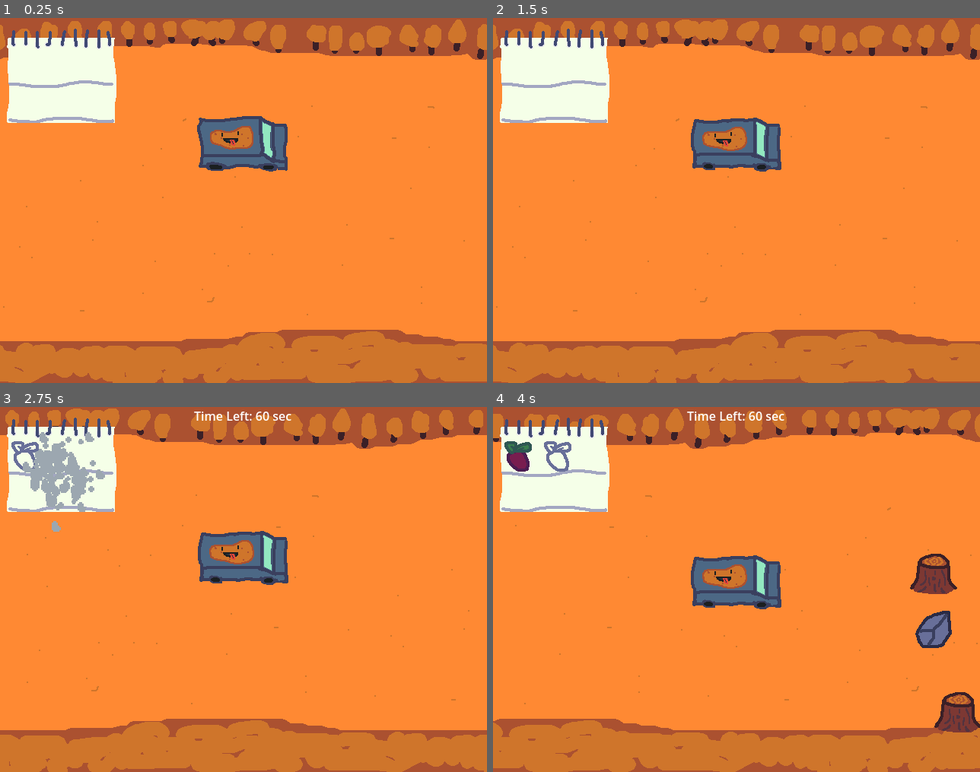
Above: before the commit, frames 1-4 (two rows, left to right).
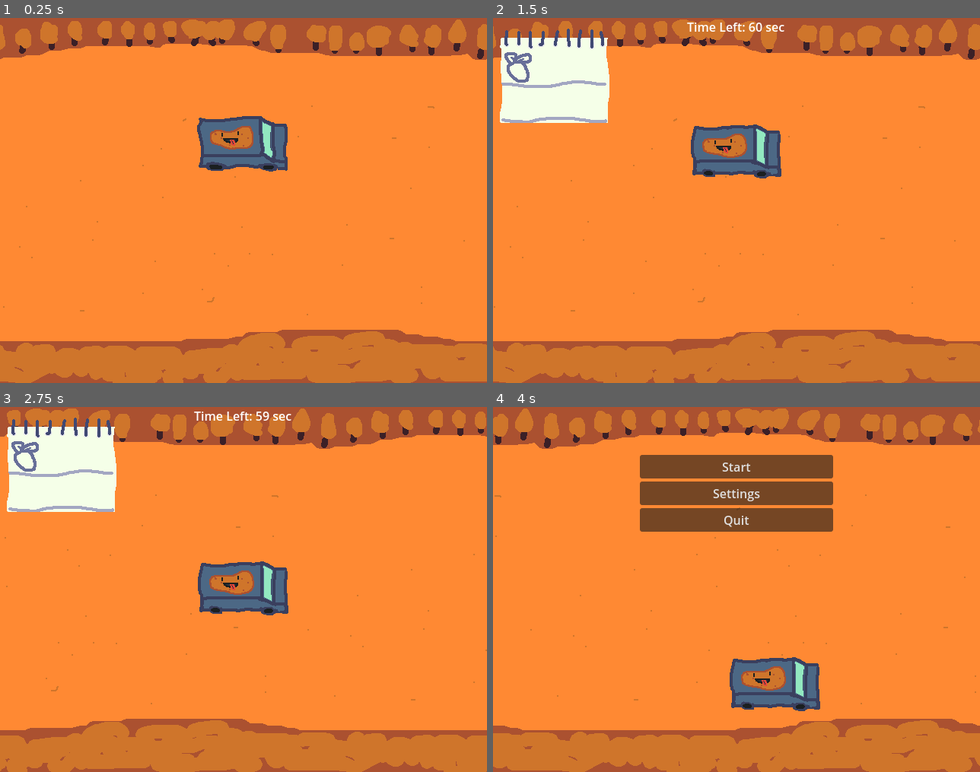
Above: after the commit, the same moments.

Repository: MatricsCode/Cozy-Fall-Jam
Game: Godot game, scene res://Scenes/Main/Main.tscn
The game is run twice, just before and just after one commit, with the same random seed, the same clock (stepped at 60 frames per second) and the same inputs.
Inputs (mouse positions are in pixels of both pictures, inside the frame that each line leads up to):
- Up to frame 1 (0.25 s): no input
- Up to frame 2 (1.5 s): click (760, 233) at 0.5 s, where only the run after the commit has a clickable "Settings"; click (736, 156) at 1.25 s, where only the run after the commit has a clickable "Start"
- Up to frame 3 (2.75 s): move the mouse to (350, 571) at 2.02 s; hold Right (Right) from 2.03 s (still down); tap 1 (Dev1) at 2.1 s
- Up to frame 4 (4 s): move the mouse to (639, 607) at 2.77 s; release Right (Right) at 2.78 s; hold Down (Down) 2.78-3.53 s; tap 1 (Dev1) at 2.85, 3.8 s; move the mouse to (785, 509) at 3.52 s; hold Right (Right) from 3.53 s (still down); tap 2 (Dev2) at 3.6 s

The runs differ from the first frame. In frame 1, 5.2% of the frame differs, in the area x 1-24%, y 2-29%; in frame 2, 4.0%; in frame 3, 12%; in frame 4, 29%, in the area x 0-100%, y 0-100%.

Commit message:
UI works

Diff:
--- a/Code/GlobalScript/global_script.gd
+++ b/Code/GlobalScript/global_script.gd
@@ -8,15 +8,16 @@
 
 signal vegtable_collected(veg_type)
 
+signal increase_mult(new_value)
+
 var current_direction = 0
 var current_multiplier = 0
-var current_speed = 0
+var current_speed = 2
 
 var recipes_finished = []
 
 var recipe = []
 var veg_still_required = []
-var veg_collected = []
 
 var difficulty_mod = 3
 
@@ -32,8 +33,11 @@
 	start.emit()
 
 func _veg_collected(veg_type):
-	veg_collected.append(veg_type)
-	if veg_collected.size() >= recipe.size():
+	if veg_still_required.find(veg_type) == -1:
+		return
+
+	veg_still_required.erase(veg_type)
+	if veg_still_required.size() <= 0:
 		await get_tree().create_timer(0.2).timeout
 
 		_soup_setting()
@@ -46,7 +50,6 @@
 
 	recipe.clear()
 	veg_still_required.clear()
-	veg_collected.clear()
 
 	var length = randi_range(1, difficulty_mod)
 	while length > 0:
@@ -58,9 +61,6 @@
 func _physics_process(_delta):
 	current_multiplier += 0.0000001
 
-	if Input.is_action_just_pressed("Dev1"):
-		_start_run()
-
 	if Input.is_action_just_pressed("Dev2"):
 		vegtable_collected.emit(veg_still_required[0])
 		veg_still_required.remove_at(0)
@@ -68,19 +68,21 @@
 	var input = Input.get_axis("Left", "Right")
 
 	if input == 0:
-		current_direction = 2
+		current_direction = 4
 	elif input == -1:
-		current_direction = 1
+		current_direction = 3
 	elif input == 1:
-		current_direction = 4
+		current_direction = 6
 
 	current_speed = current_direction * current_multiplier
 
 func _start_driving():
 	if current_multiplier < 1:
-		current_multiplier += 0.05
+		current_multiplier += 0.01
+		await get_tree().create_timer(0.01).timeout
 		_start_driving()
 func _stop_driving():
 	if current_multiplier > 0:
-		current_multiplier -= 0.05
+		current_multiplier -= 0.01
+		await get_tree().create_timer(0.01).timeout
 		_stop_driving()
--- a/Code/Main/main.gd
+++ b/Code/Main/main.gd
@@ -12,12 +12,12 @@
 func _stop():
 	spawn_timer.stop()
 func _start():
-	spawn_timer.wait_time = randf_range(0.7, 2)
+	spawn_timer.wait_time = randf_range(0.5, 2)
 	spawn_timer.start()
 
 
 func _on_timer_timeout():
-	spawn_timer.wait_time = randf_range(0.7, 2)
+	spawn_timer.wait_time = randf_range(0.5, 2)
 	spawn_timer.start()
 	_spawn()
 
--- a/Code/Obstacles/obstacle line/obstacle_line.gd
+++ b/Code/Obstacles/obstacle line/obstacle_line.gd
@@ -1,7 +1,7 @@
 extends Node2D
 
 func _ready():
-	position.y += randf_range(-100, 100)
+	position.y += randf_range(-50, 50)
 
 	var vegtable = randi_range(0, 2)
 
--- a/Code/Obstacles/vegtables.gd
+++ b/Code/Obstacles/vegtables.gd
@@ -6,8 +6,8 @@
 
 func _ready():
 	var correct_veg = randi_range(0,2)
-	if correct_veg != 2 and GlobalScript.veg_still_required.size() > GlobalScript.veg_collected.size():
-		type_of_veg = GlobalScript.veg_still_required[randi_range(GlobalScript.veg_collected.size(), GlobalScript.veg_still_required.size()-1)]
+	if correct_veg != 2 and GlobalScript.veg_still_required.size() > 0:
+		type_of_veg = GlobalScript.veg_still_required[randi_range(0, GlobalScript.veg_still_required.size()-1)]
 		sprite.play(str(type_of_veg))
 	else:
 		type_of_veg = randi_range(1,5)
@@ -15,9 +15,7 @@
 
 
 func _on_area_2d_body_entered(_body):
-	if GlobalScript.recipe.find(type_of_veg) != -1:
-		GlobalScript.recipe.erase(type_of_veg)
-		GlobalScript.vegtable_collected.emit(type_of_veg)
+	GlobalScript.vegtable_collected.emit(type_of_veg)
 
 	sprite.visible = false
 	$Area2D.queue_free()
--- /dev/null
+++ b/Code/UI/Button/base_button.gd
@@ -0,0 +1,63 @@
+extends Button
+
+var saftey_position : Vector2
+
+# Called when the node enters the scene tree for the first time.
+func _ready():
+	self_modulate.a = 0
+
+	pivot_offset = Vector2(size.x/2, size.y/2)
+
+	await get_tree().create_timer(0.1).timeout
+
+	var rand_mult = randi_range(-1,1)
+	while rand_mult == 0:
+		rand_mult = randi_range(-1,1)
+
+	saftey_position = position
+
+	position.x += 100 * rand_mult
+	position.y += 50 * rand_mult
+
+	scale = Vector2(0,0)
+
+
+	var spawn_in = get_tree().create_tween()
+	spawn_in.set_parallel(true)
+
+	spawn_in.tween_property(self, "position", saftey_position, 1).set_trans(Tween.TRANS_BACK).set_ease(Tween.EASE_IN_OUT)
+	spawn_in.tween_property(self, "scale", Vector2(1,1), 1).set_trans(Tween.TRANS_BACK).set_ease(Tween.EASE_IN_OUT)
+	spawn_in.tween_property(self, "self_modulate", Color.WHITE, 1).set_trans(Tween.TRANS_BACK).set_ease(Tween.EASE_IN_OUT)
+
+func _on_mouse_entered():
+	var excited = get_tree().create_tween()
+	excited.set_parallel(true)
+
+	excited.tween_property(self, "position", Vector2(saftey_position.x, saftey_position.y - 5), 0.1).set_trans(Tween.TRANS_BACK).set_ease(Tween.EASE_IN)
+	excited.tween_property(self, "scale", Vector2(1.2,1.2), 0.1).set_trans(Tween.TRANS_BACK).set_ease(Tween.EASE_IN_OUT)
+
+	await excited.finished
+
+	excited.kill()
+
+	excited = get_tree().create_tween()
+	excited.set_parallel(true)
+
+	excited.tween_property(self, "position", saftey_position, 0.05).set_trans(Tween.TRANS_BACK).set_ease(Tween.EASE_IN)
+	excited.tween_property(self, "scale", Vector2(1.1,1.1), 0.05).set_trans(Tween.TRANS_BACK).set_ease(Tween.EASE_IN_OUT)
+func _on_mouse_exited():
+	var excited = get_tree().create_tween()
+	excited.set_parallel(true)
+
+	excited.tween_property(self, "position", Vector2(saftey_position.x, saftey_position.y + 10), 0.1).set_trans(Tween.TRANS_BACK).set_ease(Tween.EASE_IN)
+	excited.tween_property(self, "scale", Vector2(0.75,0.75), 0.1).set_trans(Tween.TRANS_BACK).set_ease(Tween.EASE_IN_OUT)
+
+	await excited.finished
+
+	excited.kill()
+
+	excited = get_tree().create_tween()
+	excited.set_parallel(true)
+
+	excited.tween_property(self, "position", saftey_position, 0.05).set_trans(Tween.TRANS_BACK).set_ease(Tween.EASE_IN)
+	excited.tween_property(self, "scale", Vector2(1,1), 0.05).set_trans(Tween.TRANS_BACK).set_ease(Tween.EASE_IN_OUT)
--- /dev/null
+++ b/Code/UI/Button/button.tscn
@@ -0,0 +1,11 @@
+[gd_scene load_steps=2 format=3 uid="uid://eq6q5o8w6uv4"]
+
+[ext_resource type="Script" uid="uid://c6oslk8cp5qy" path="res://Code/UI/Button/base_button.gd" id="1_fms3g"]
+
+[node name="Button" type="Button"]
+offset_right = 8.0
+offset_bottom = 8.0
+script = ExtResource("1_fms3g")
+
+[connection signal="mouse_entered" from="." to="." method="_on_mouse_entered"]
+[connection signal="mouse_exited" from="." to="." method="_on_mouse_exited"]
--- /dev/null
+++ b/Code/UI/ending_menu.gd
@@ -0,0 +1,24 @@
+extends Control
+
+
+# Called when the node enters the scene tree for the first time.
+func _ready():
+	GlobalScript.start.connect(_starting_new_run)
+	GlobalScript.stop.connect(_stoping_run)
+	GlobalScript.lost.connect(_stoping_run)
+
+func _starting_new_run():
+	visible = false
+
+func _stoping_run():
+	visible = true
+
+
+func _on_start_pressed():
+	GlobalScript._start_run()
+
+func _on_settings_pressed():
+	pass # Replace with function body.
+
+func _on_quit_pressed():
+	get_tree().quit()
--- a/Code/UI/notepad.gd
+++ b/Code/UI/notepad.gd
@@ -17,10 +17,6 @@
 
 # Called when the node enters the scene tree for the first time.
 func _ready():
-	#GlobalScript.start.connect(_move_notepad)
-	#GlobalScript.lost.connect(_move_notepad)
-	#GlobalScript.stop.connect(_move_notepad)
-
 	text_rects = [$HBoxContainer/TextureRect,
 		$HBoxContainer/TextureRect2,
 		$HBoxContainer/TextureRect3,
@@ -42,6 +38,8 @@
 func _label():
 	await _wipe()
 
+	get_parent().visible = true
+
 	for i in GlobalScript.recipe.size():
 		match GlobalScript.recipe[i]:
 			1:
@@ -55,11 +53,13 @@
 			5:
 				text_rects.get(i).texture = TURNIP_GHOST
 func _wipe():
-	$"../GPUParticles2D".emitting = true
-	$"../GPUParticles2D2".emitting = true
-	$"../GPUParticles2D3".emitting = true
+	#$"../GPUParticles2D".emitting = true
+	#$"../GPUParticles2D2".emitting = true
+	#$"../GPUParticles2D3".emitting = true
 
-	await get_tree().create_timer(0.2).timeout
+	#await get_tree().create_timer(0.2).timeout
+
+	get_parent().visible = false
 
 	for i in text_rects:
 		i.texture = null
--- /dev/null
+++ b/Code/UI/start_menu.gd
@@ -0,0 +1,13 @@
+extends Control
+
+
+func _on_start_pressed():
+
+	GlobalScript._start_run()
+	queue_free()
+
+func _on_settings_pressed():
+	pass # Replace with function body.
+
+func _on_quit_pressed():
+	get_tree().quit()
--- a/Scenes/Main/Main.tscn
+++ b/Scenes/Main/Main.tscn
@@ -27,11 +27,11 @@
 [node name="Walls" type="StaticBody2D" parent="."]
 
 [node name="CollisionShape2D" type="CollisionShape2D" parent="Walls"]
-position = Vector2(-27.5, 141)
+position = Vector2(-27.5, 165)
 shape = SubResource("RectangleShape2D_p8rbg")
 
 [node name="CollisionShape2D2" type="CollisionShape2D" parent="Walls"]
-position = Vector2(-27, -150.5)
+position = Vector2(-27, -183)
 shape = SubResource("RectangleShape2D_p8rbg")
 
 [node name="CollisionShape2D3" type="CollisionShape2D" parent="Walls"]
--- a/Scenes/UI/main.tscn
+++ b/Scenes/UI/main.tscn
@@ -1,12 +1,15 @@
-[gd_scene load_steps=13 format=3 uid="uid://dl6qhcx58bdfy"]
+[gd_scene load_steps=16 format=3 uid="uid://dl6qhcx58bdfy"]
 
 [ext_resource type="Texture2D" uid="uid://dah4dx22x51m2" path="res://Art/Veggies/Notebook.png" id="1_otj8o"]
 [ext_resource type="Script" uid="uid://bpya7qpafuoi4" path="res://Code/UI/notepad.gd" id="2_37xw0"]
 [ext_resource type="Texture2D" uid="uid://bp76eorkbs2w5" path="res://Art/Juice/Smoke1.png" id="3_40bib"]
 [ext_resource type="Texture2D" uid="uid://ct5ll8xxmts4v" path="res://Art/Juice/Smoke2.png" id="4_o0om2"]
 [ext_resource type="Texture2D" uid="uid://b0boxyi4pkhgo" path="res://Art/Juice/Smoke3.png" id="5_tvx3w"]
+[ext_resource type="Script" uid="uid://ijial0rcmrcc" path="res://Code/UI/ending_menu.gd" id="6_ayamy"]
 [ext_resource type="Script" uid="uid://doura2iuxq6mr" path="res://Code/UI/run_summary.gd" id="6_o0om2"]
 [ext_resource type="PackedScene" uid="uid://ddla4galxokjj" path="res://Scenes/UI/clock.tscn" id="7_tvx3w"]
+[ext_resource type="Script" uid="uid://cg7h46f0tugx7" path="res://Code/UI/start_menu.gd" id="8_4jq3l"]
+[ext_resource type="PackedScene" uid="uid://eq6q5o8w6uv4" path="res://Code/UI/Button/button.tscn" id="10_7dvw4"]
 
 [sub_resource type="Curve" id="Curve_4jq3l"]
 _limits = [0.0, 2.0, 0.0, 1.0]
@@ -64,6 +67,7 @@
 grow_vertical = 2
 
 [node name="NotePad" type="TextureRect" parent="."]
+visible = false
 layout_mode = 0
 offset_left = 9.0
 offset_top = 10.0
@@ -108,6 +112,7 @@
 layout_mode = 2
 
 [node name="GPUParticles2D" type="GPUParticles2D" parent="NotePad"]
+visible = false
 position = Vector2(69, 79)
 emitting = false
 amount = 32
@@ -117,6 +122,7 @@
 process_material = SubResource("ParticleProcessMaterial_ayamy")
 
 [node name="GPUParticles2D2" type="GPUParticles2D" parent="NotePad"]
+visible = false
 position = Vector2(69, 79)
 emitting = false
 amount = 32
@@ -126,6 +132,7 @@
 process_material = SubResource("ParticleProcessMaterial_7dvw4")
 
 [node name="GPUParticles2D3" type="GPUParticles2D" parent="NotePad"]
+visible = false
 position = Vector2(69, 79)
 emitting = false
 amount = 32
@@ -134,31 +141,112 @@
 explosiveness = 0.8
 process_material = SubResource("ParticleProcessMaterial_y7ngx")
 
-[node name="Control" type="Control" parent="."]
-layout_mode = 1
-anchor_top = 0.35
-anchor_right = 1.0
-anchor_bottom = 1.0
-grow_horizontal = 2
-grow_vertical = 2
-metadata/_edit_use_anchors_ = true
-
-[node name="VBoxContainer" type="VBoxContainer" parent="Control"]
-layout_mode = 1
-anchors_preset = 15
-anchor_right = 1.0
-anchor_bottom = 1.0
-grow_horizontal = 2
-grow_vertical = 2
-
-[node name="Label" type="Label" parent="Control/VBoxContainer"]
-layout_mode = 2
-
-[node name="RunSummary" type="GridContainer" parent="Control/VBoxContainer"]
-layout_mode = 2
+[node name="Clock" parent="." instance=ExtResource("7_tvx3w")]
+layout_mode = 1
+
+[node name="EndingUI" type="Control" parent="."]
+visible = false
+layout_mode = 1
+anchors_preset = 15
+anchor_right = 1.0
+anchor_bottom = 1.0
+grow_horizontal = 2
+grow_vertical = 2
+script = ExtResource("6_ayamy")
+
+[node name="Main" type="VBoxContainer" parent="EndingUI"]
+layout_mode = 1
+anchors_preset = 13
+anchor_left = 0.5
+anchor_right = 0.5
+anchor_bottom = 1.0
+offset_left = -235.0
+offset_right = 235.0
+grow_horizontal = 2
+grow_vertical = 2
+theme_override_constants/separation = 25
+
+[node name="Control" type="Control" parent="EndingUI/Main"]
+layout_mode = 2
+size_flags_vertical = 3
+
+[node name="VBoxContainer2" type="VBoxContainer" parent="EndingUI/Main/Control"]
+layout_mode = 1
+anchors_preset = 13
+anchor_left = 0.5
+anchor_right = 0.5
+anchor_bottom = 1.0
+offset_left = -127.0
+offset_right = 127.0
+grow_horizontal = 2
+grow_vertical = 2
+size_flags_vertical = 3
+alignment = 1
+
+[node name="Start" parent="EndingUI/Main/Control/VBoxContainer2" instance=ExtResource("10_7dvw4")]
+layout_mode = 2
+text = "Start"
+
+[node name="Settings" parent="EndingUI/Main/Control/VBoxContainer2" instance=ExtResource("10_7dvw4")]
+layout_mode = 2
+text = "Settings"
+
+[node name="Quit" parent="EndingUI/Main/Control/VBoxContainer2" instance=ExtResource("10_7dvw4")]
+layout_mode = 2
+text = "Quit"
+
+[node name="VBoxContainer" type="VBoxContainer" parent="EndingUI/Main"]
+layout_mode = 2
+size_flags_vertical = 3
+
+[node name="Label" type="Label" parent="EndingUI/Main/VBoxContainer"]
+layout_mode = 2
+
+[node name="RunSummary" type="GridContainer" parent="EndingUI/Main/VBoxContainer"]
+layout_mode = 2
+size_flags_horizontal = 4
 size_flags_vertical = 3
 columns = 3
 script = ExtResource("6_o0om2")
 
-[node name="Clock" parent="." instance=ExtResource("7_tvx3w")]
-layout_mode = 1
+[node name="Start" type="Control" parent="."]
+layout_mode = 1
+anchors_preset = 15
+anchor_right = 1.0
+anchor_bottom = 1.0
+grow_horizontal = 2
+grow_vertical = 2
+script = ExtResource("8_4jq3l")
+
+[node name="VBoxContainer" type="VBoxContainer" parent="Start"]
+layout_mode = 1
+anchors_preset = 15
+anchor_right = 1.0
+anchor_bottom = 1.0
+offset_left = 190.0
+offset_right = -190.0
+grow_horizontal = 2
+grow_vertical = 2
+alignment = 1
+
+[node name="Start" parent="Start/VBoxContainer" instance=ExtResource("10_7dvw4")]
+layout_mode = 2
+theme_override_font_sizes/font_size = 32
+text = "Start"
+
+[node name="Settings" parent="Start/VBoxContainer" instance=ExtResource("10_7dvw4")]
+layout_mode = 2
+theme_override_font_sizes/font_size = 32
+text = "Settings"
+
+[node name="Quit" parent="Start/VBoxContainer" instance=ExtResource("10_7dvw4")]
+layout_mode = 2
+theme_override_font_sizes/font_size = 32
+text = "Quit"
+
+[connection signal="pressed" from="EndingUI/Main/Control/VBoxContainer2/Start" to="EndingUI" method="_on_start_pressed"]
+[connection signal="pressed" from="EndingUI/Main/Control/VBoxContainer2/Settings" to="EndingUI" method="_on_settings_pressed"]
+[connection signal="pressed" from="EndingUI/Main/Control/VBoxContainer2/Quit" to="EndingUI" method="_on_quit_pressed"]
+[connection signal="pressed" from="Start/VBoxContainer/Start" to="Start" method="_on_start_pressed"]
+[connection signal="pressed" from="Start/VBoxContainer/Settings" to="Start" method="_on_settings_pressed"]
+[connection signal="pressed" from="Start/VBoxContainer/Quit" to="Start" method="_on_quit_pressed"]
--- a/project.godot
+++ b/project.godot
@@ -23,7 +23,6 @@
 
 window/size/viewport_width=640
 window/size/viewport_height=480
-window/size/mode=2
 window/stretch/mode="canvas_items"
 
 [input]
Not shown, added: Code/UI/Button/base_button.gd.uid
Not shown, added: Code/UI/ending_menu.gd.uid
Not shown, added: Code/UI/start_menu.gd.uid
